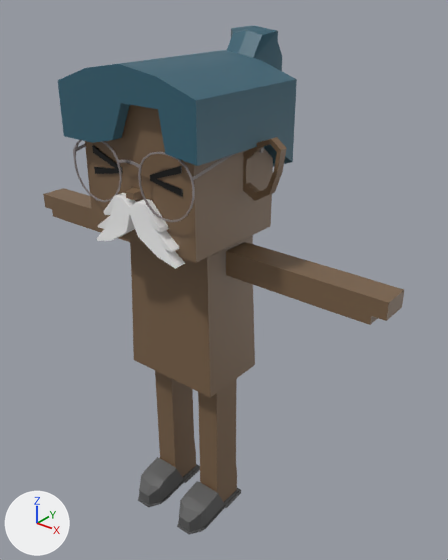
One commit to the FBX model mustachiorascals/fbx/908b08dc-ec19-4870-a19f-9df5cb781ab5.fbx: the scene before it, then after it.
One viewpoint serves both versions: a 50 mm camera at (0.0223, -0.0237, 0.032) aimed at (0.0004, 0.0037, 0.015). Every picture has the same lights, and +X, +Y and +Z are marked at lower left. Where no turn or scale is listed for an object, it has been applied to the vertices.

The scene before the commit, as lines of its bpy script (objects in view):
```python
me_mesh_003 = bpy.data.meshes.new('Mesh.003')
me_mesh_003.from_pydata(...)  # 70 vertices, 58 faces; spans x -0.00302..0.00302, y -0.00345..-0.00269, z 0.01905..0.02209
me_mesh_003.materials.append(mat_mustache)  # white #fdfdfd
me_mesh_008 = bpy.data.meshes.new('Mesh.008')
me_mesh_008.from_pydata(...)  # 40 vertices, 36 faces; spans x -0.00313..0.00307, y -0.00297..-0.0028, z 0.02271..0.02421
me_mesh_008.materials.append(mat_eyes)  # black #000000
me_mesh_009 = bpy.data.meshes.new('Mesh.009')
me_mesh_009.from_pydata(...)  # 140 vertices, 136 faces; spans x -0.0126..0.0126, y 0.0003..0.002, z 0.0174..0.0189
me_mesh_009.materials.append(mat_skin)  # brown #7a6249
ob_eye_6 = bpy.data.objects.new('eye_6', me_mesh_008)
ob_eye_6.location = (0.0, 0.00011, 0.0)
ob_m_c = bpy.data.objects.new('m_c', me_mesh_003)
ob_m_c.location = (0.0, 0.0, 0.0)
ob_mustachio_arms = bpy.data.objects.new('mustachio_arms', me_mesh_009)
ob_mustachio_arms.location = (0.0, 0.0, 0.0)
# also in view: 'mustachio_body' at (0.0, 0.0011, 0.0144); 'h_ponytail' at (0.0, 0.0032, 0.0242); 'mustachio_head' at (0.0, 0.0002, 0.0227); 'f_mule' at (0.0, 0.0001, 0.0006); 'e_10' at (0.0, 0.0012, 0.0235)
```
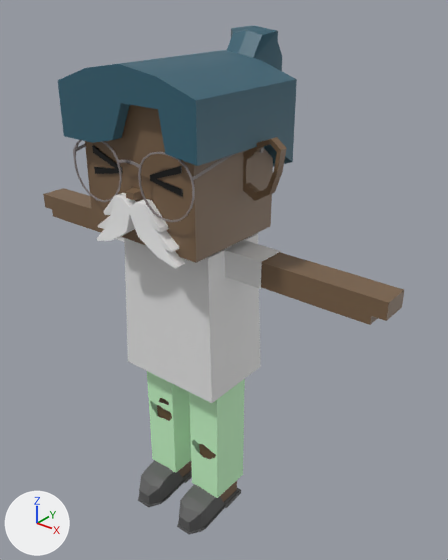
Location of each change, (x1, y1, x2, y2) in pixels of the pictures (448 x 560 px):
'c_shirt_1', added
    after: (124, 233, 261, 403)
'c_rippedjeans', added (green)
    after: (147, 371, 245, 498)
'c_shirt_2', added
    after: (117, 237, 281, 289)
'mustachio_body', unchanged, covered by the edit
    before: (130, 235, 255, 398)
'mustachio_legs', unchanged, covered by the edit
    before: (155, 371, 237, 502)
    after: (157, 398, 237, 502)

What changed in the scene script:
```text
Add mat_lower_garment:
    mat_lower_garment = principled_material('lower_garment')
    mat_lower_garment.base_color = (0.596, 0.984, 0.596)  # green #cbfdcb
Add mat_upper_garment_1:
    mat_upper_garment_1 = principled_material('upper_garment_1')
    mat_upper_garment_1.base_color = (0.8, 0.8, 0.8)  # white #e7e7e7
Add me_mesh_003_1:
    me_mesh_003_1.from_pydata(...)  # 277 vertices, 244 faces; spans x -0.00297..0.00299, y -0.00021..0.00257, z 0.0014..0.01069
    me_mesh_003_1.materials.append(mat_lower_garment)  # green #cbfdcb
Add me_mesh_011:
    me_mesh_011.from_pydata(...)  # 230 vertices, 212 faces; spans x -0.00349..0.00349, y -0.0013..0.00353, z 0.00994..0.01894
    me_mesh_011.materials.append(mat_upper_garment_1)  # white #e7e7e7
Add me_mesh_012:
    me_mesh_012.from_pydata(...)  # 24 vertices, 18 faces; spans x -0.00561..0.00561, y 0.00027..0.00209, z 0.01737..0.01893
    me_mesh_012.materials.append(mat_upper_garment_1)  # white #e7e7e7
Add ob_c_rippedjeans:
    ob_c_rippedjeans = bpy.data.objects.new('c_rippedjeans', me_mesh_003_1)
    ob_c_rippedjeans.location = (0.0, 0.0, 0.0)
Add ob_c_shirt_1:
    ob_c_shirt_1 = bpy.data.objects.new('c_shirt_1', me_mesh_011)
    ob_c_shirt_1.location = (0.0, 0.0, 0.0)
Add ob_c_shirt_2:
    ob_c_shirt_2 = bpy.data.objects.new('c_shirt_2', me_mesh_012)
    ob_c_shirt_2.location = (0.0, 0.0, 0.0)
```
